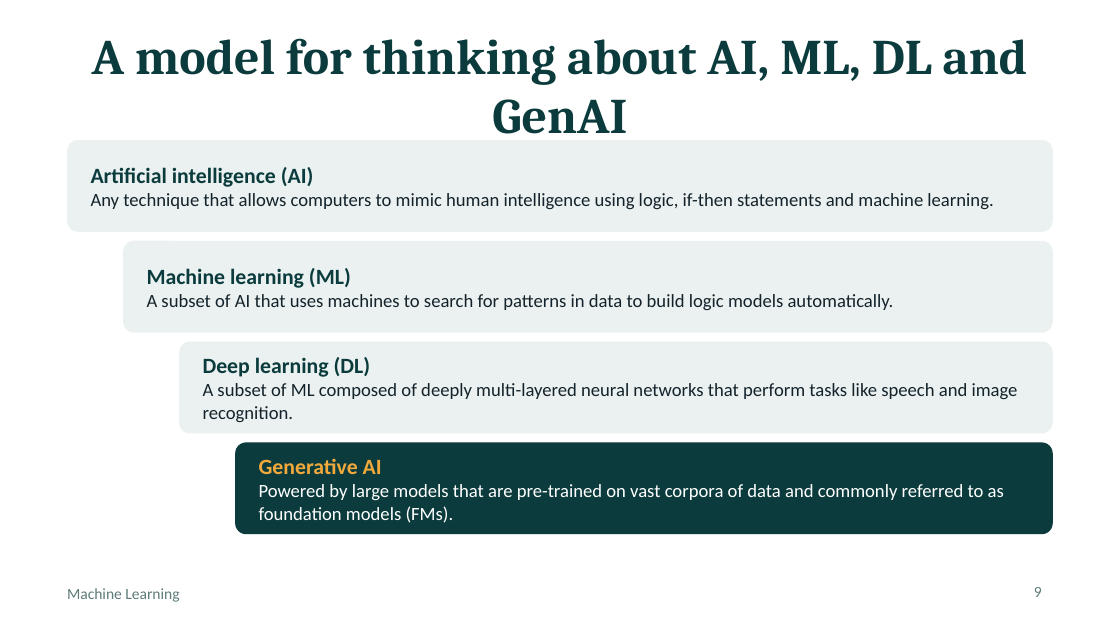
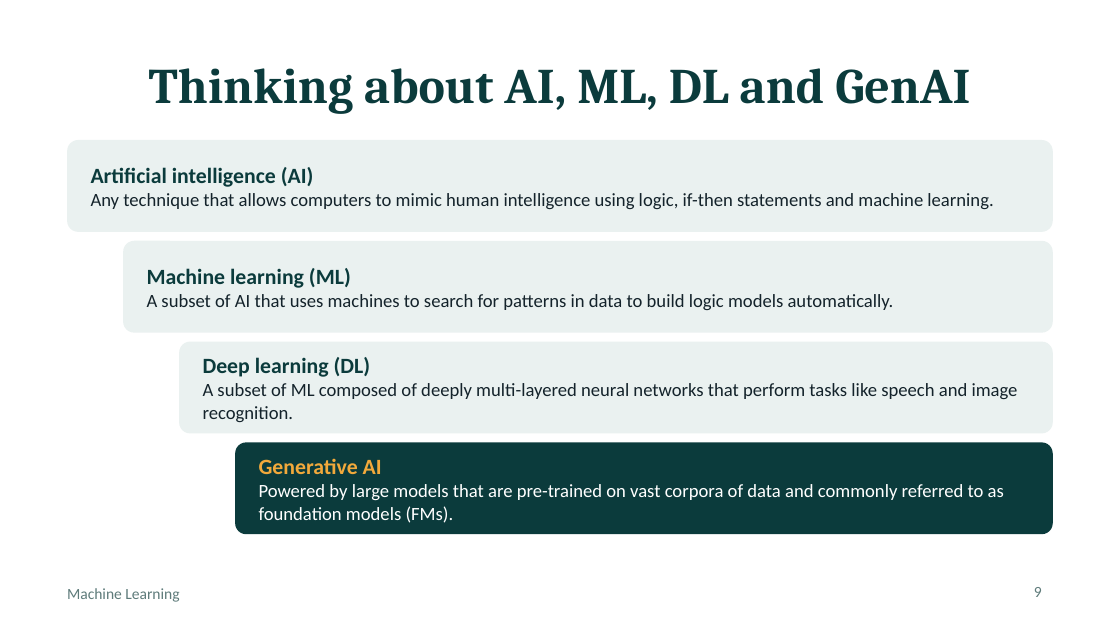
Before and after one commit to mgm-murali-ai/ai-learning, a slide deck: slide 9 of AI-Naresh-IT/notes/machine-learning/machine-learning.pptx. Drawn at 1120x630 pixels with LibreOffice and Linux fonts; fonts in the diff are those of the drawing. Boxes give left, top, right and bottom in pixels: in the first picture for what was removed or moved away, otherwise in the second. Text is boxed around its words. In the diff, an @@ line names an element or a change of style, - is before the commit and + after.

```diff
--- a/AI-Naresh-IT/notes/machine-learning/machine-learning.pptx
+++ b/AI-Naresh-IT/notes/machine-learning/machine-learning.pptx
@@ title at box(149, 68, 970, 114): text changed @@
-A model for thinking about AI, ML, DL and GenAI
+Thinking about AI, ML, DL and GenAI
```
Also in this commit, not shown: 8 slides added, 3 other files.
